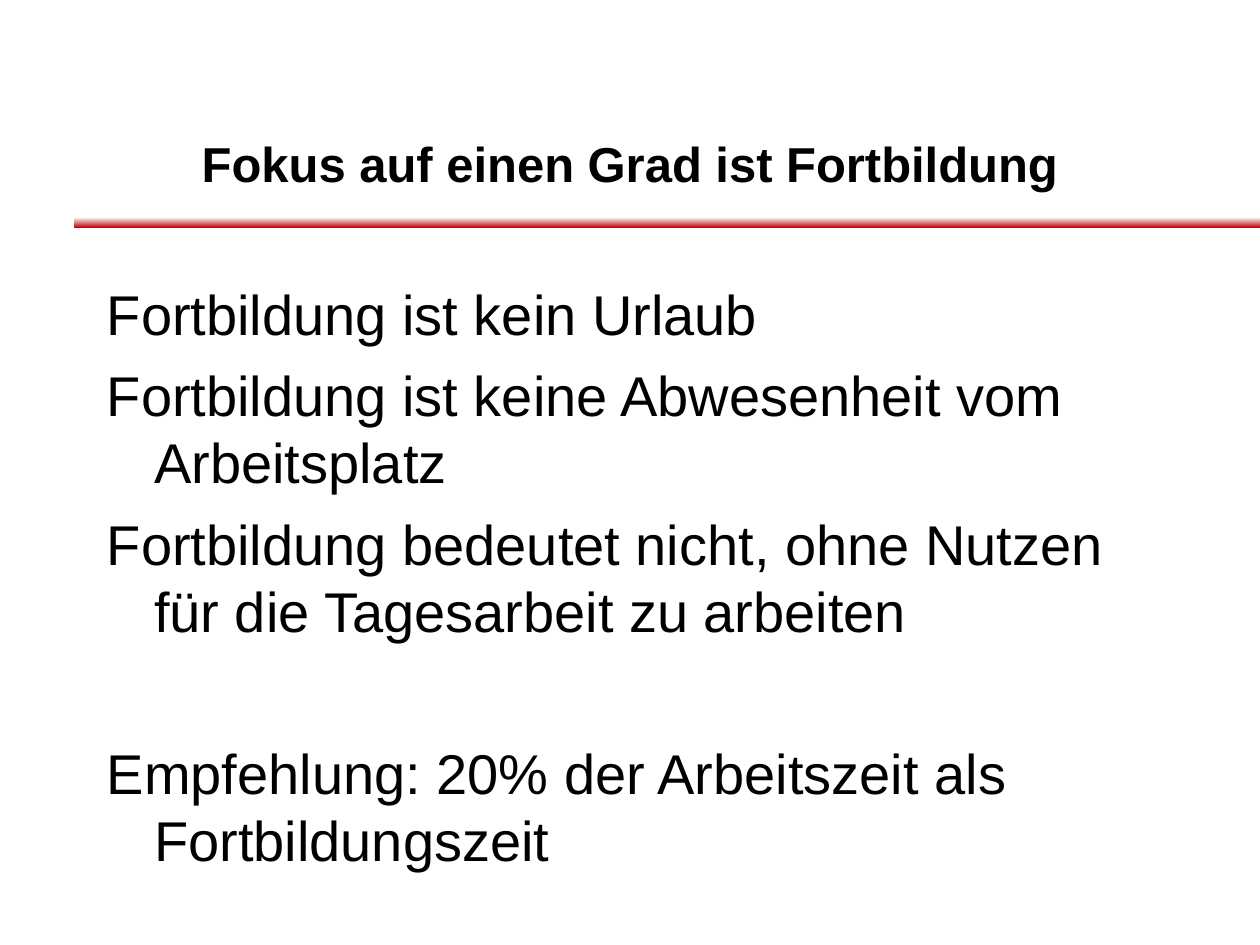
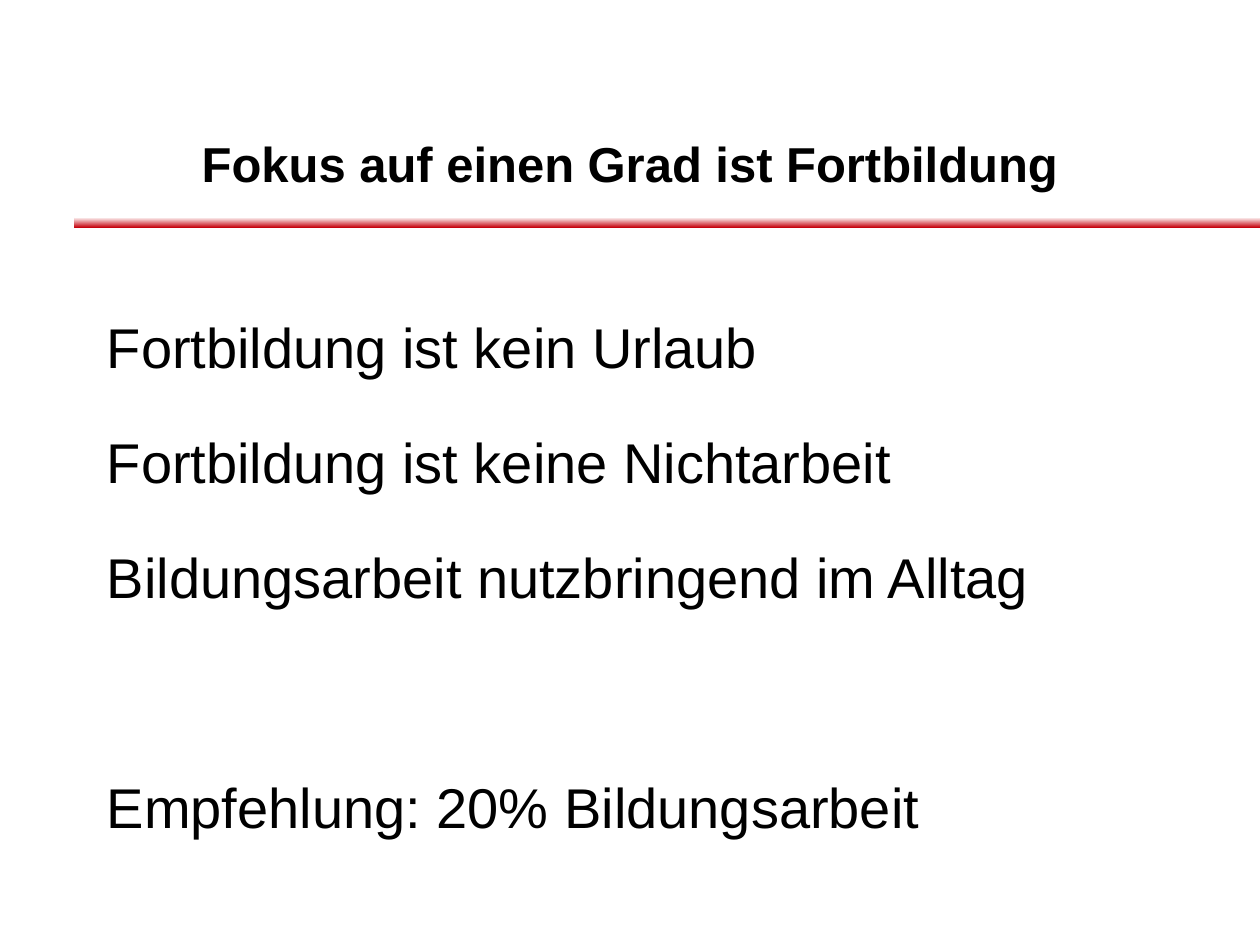
Before and after one commit to dlindner/vorlesung-se2-dhbw, a slide deck: slide 20 of added_2012/Clean Code Developer.odp. Drawn at 1260x945 pixels with LibreOffice and Linux fonts; fonts in the diff are those of the drawing; background and template pictures are left out. Boxes give left, top, right and bottom in pixels: in the first picture for what was removed or moved away, otherwise in the second. Text is boxed around its words. In the diff, an @@ line names an element or a change of style, - is before the commit and + after.

```diff
--- a/added_2012/Clean Code Developer.odp
+++ b/added_2012/Clean Code Developer.odp
@@ text at [107, 327, 757, 379]: line spacing 1 to 1.5 @@
@@ text at [107, 442, 1028, 838]: text changed @@
-Fortbildung ist keine Abwesenheit vom Arbeitsplatz
-Fortbildung bedeutet nicht, ohne Nutzen für die Tagesarbeit zu arbeiten
-Empfehlung: 20% der Arbeitszeit als Fortbildungszeit
+Fortbildung ist keine Nichtarbeit
+Bildungsarbeit nutzbringend im Alltag
+Empfehlung: 20% Bildungsarbeit
```
Also in this commit, not shown: 2 other slides changed, 7 slides added, 4 slides removed.
